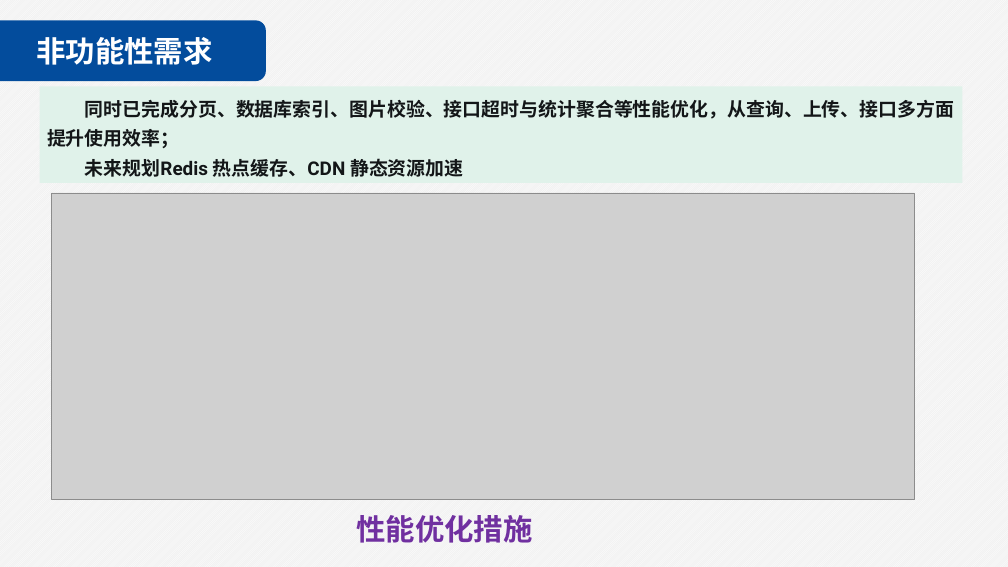
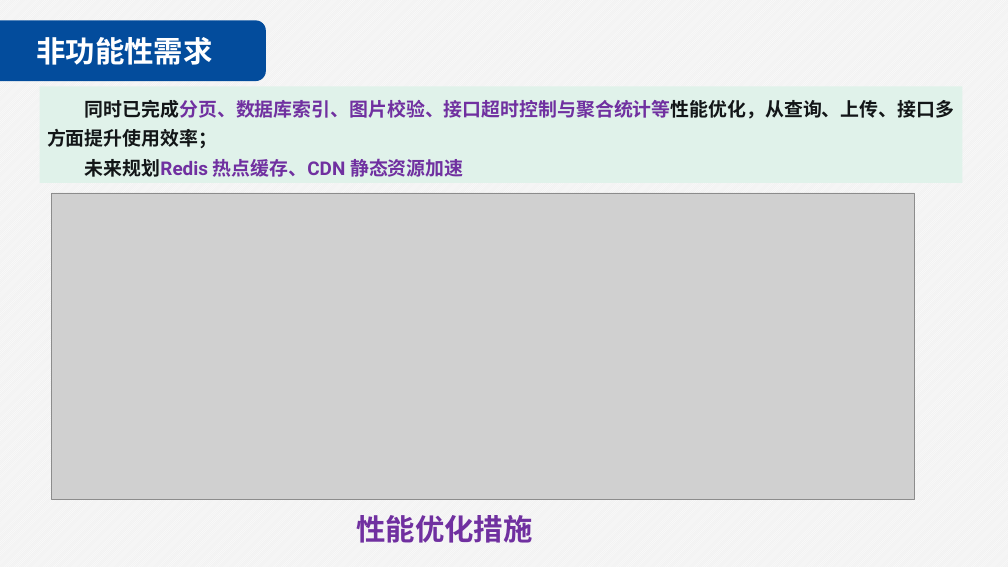
Before and after one commit to sunsun3662/software_engineering, a slide deck: slide 21 of 软件工程第2组汇报.pptx (slide 19 before the commit). Drawn at 1008x567 pixels with LibreOffice and Linux fonts; fonts in the diff are those of the drawing; grey boxes stand for pictures; background and template pictures are left out. Boxes give left, top, right and bottom in pixels: in the first picture for what was removed or moved away, otherwise in the second. Text is boxed around its words. In the diff, an @@ line names an element or a change of style, - is before the commit and + after.

```diff
--- a/软件工程第2组汇报.pptx
+++ b/软件工程第2组汇报.pptx
@@ text in rectangle at box(47, 100, 954, 148): text changed @@
-同时已完成分页、数据库索引、图片校验、接口超时与统计聚合等性能优化，从查询、上传、接口多方面提升使用效率；
+同时已完成分页、数据库索引、图片校验、接口超时控制与聚合统计等性能优化，从查询、上传、接口多方面提升使用效率；
@@ text in rectangle at box(85, 159, 463, 177): text colour #131618 to #7030A0 in "未来规划Redis 热点缓存、CDN 静态资源加速" @@
```
Also in this commit, not shown: 6 other slides changed, 2 slides added, 1 other file.
